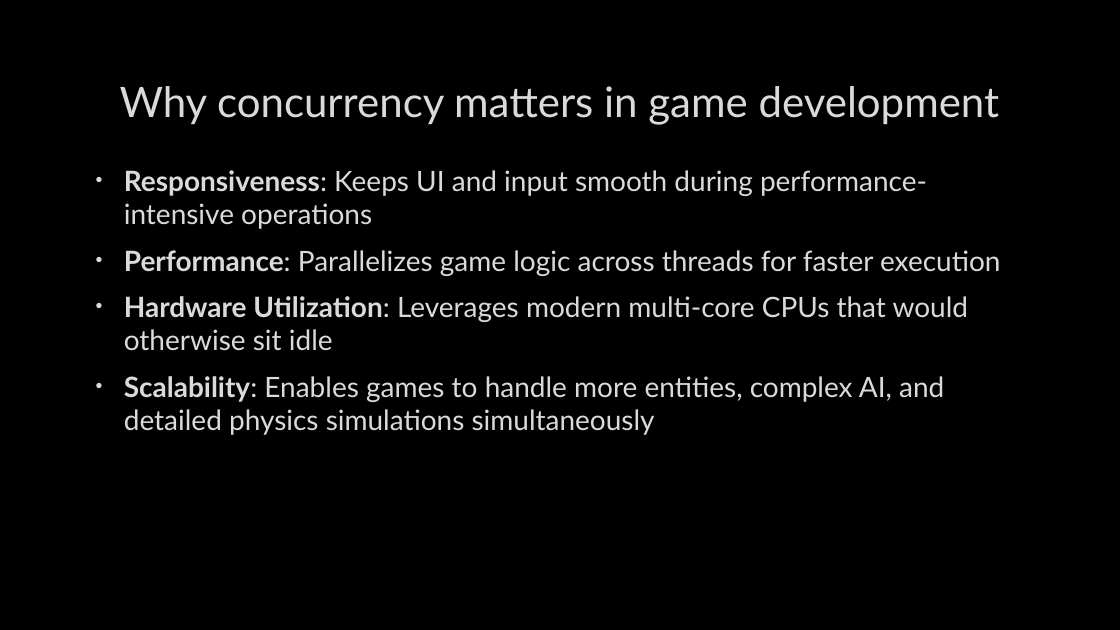
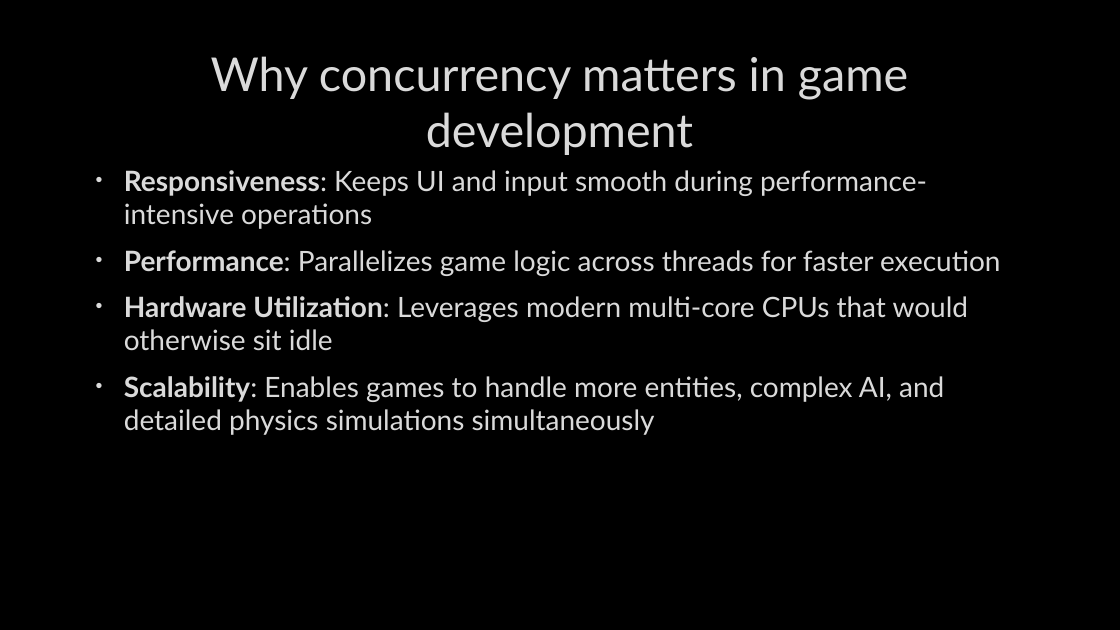
Before and after one commit to Henry-Frodsham/RTS-LCM-Game, a slide deck: slide 3 of documents/Henry Frodsham FYP.pptx (slide 2 before the commit). Drawn at 1120x630 pixels with LibreOffice and Linux fonts; fonts in the diff are those of the drawing; background and template pictures are left out. Boxes give left, top, right and bottom in pixels: in the first picture for what was removed or moved away, otherwise in the second. Text is boxed around its words. In the diff, an @@ line names an element or a change of style, - is before the commit and + after.

```diff
--- a/documents/Henry Frodsham FYP.pptx
+++ b/documents/Henry Frodsham FYP.pptx
@@ title "Why concurrency matters in game ..." at <box>211,56,908,155</box>: size 36 to 40 pt @@
```
Also in this commit, not shown: 1 other slide changed, 1 other file.
